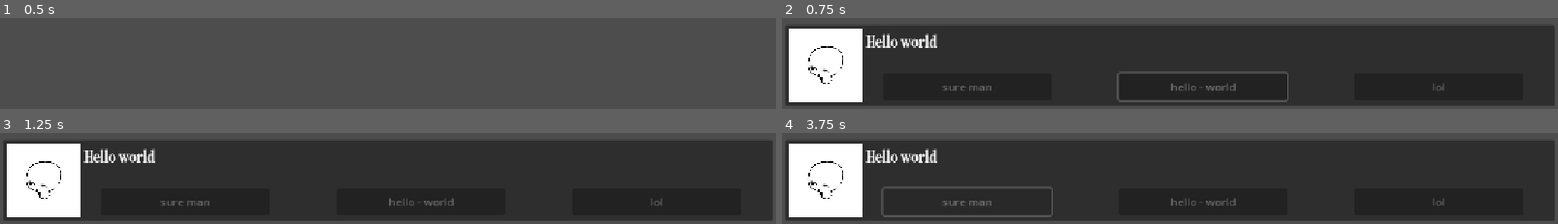
Above: before the commit, frames 1-4 (two rows, left to right).
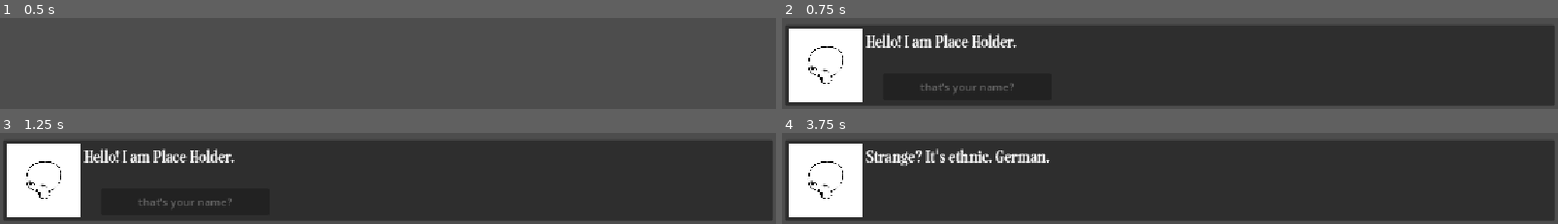
Above: after the commit, the same moments.

Repository: rffhtan/dialogue-charactercustomizer
Game: Godot game, scene res://dialogue.tscn
Two runs of this game, one before a commit and one after it. Both use one fixed random seed, a clock stepped at 60 frames per second and the inputs below.
Inputs (mouse positions are in pixels of both pictures, inside the frame that each line leads up to):
- Up to frame 1 (0.5 s): no input
- Up to frame 2 (0.75 s): tap Enter (ui_accept) at 0.5 s; move the mouse to (outside the picture) at 0.52 s; hold Right from 0.53 s (still down); hold 1 from 0.53 s (still down); click (outside the picture) at 0.67 s
- Up to frame 3 (1.25 s): keep holding Right; keep holding 1; tap Enter (ui_accept) at 0.77 s; tap 2 at 0.8 s
- Up to frame 4 (3.75 s): release Right at 1.25 s; release 1 at 1.25 s; click "sure man" (after the commit: "that's your name?") at 1.25 s; click "hello - world" (after the commit: "not at all") at 2 s; click "lol" (after the commit: "sorry") at 2.75 s; click "sure man" (after the commit: "no, it's just... strange") at 3.5 s

Frame 1 is identical in both runs. In frame 2, 3.0% of the frame differs, in the area x 14-86%, y 17-93%; in frame 3, 1.9%; in frame 4, 3.6%, in the area x 10-86%, y 17-93%.
Error before the commit: Invalid access to property or key 'o2' on a base object of type 'Control (key.gd)'. (res://option.gd:12)

Commit message:
removed testing stuff and more dictionary!
i put more dictionary in the last commit but it's actually in this one. now there's o2 (option 2) which acts as a key for which option leads to which new dialogue id. also there's kinda a storyline now

Diff:
--- a/basic-dialogue-engine-+-character-customization/dialogue_engine.gd
+++ b/basic-dialogue-engine-+-character-customization/dialogue_engine.gd
@@ -12,6 +12,7 @@
 
 # Called when the node enters the scene tree for the first time.
 func _ready() -> void:
+	dialogueid.dialogueid = 1
 	pass # Replace with function body.
 
 func dialogue() -> void:
@@ -29,9 +30,3 @@
 	pass
 	if (Input.is_action_pressed("ui_accept") or dialogueongoing == true) and not previousdiaid == dialogueid.dialogueid :
 		dialogue()
-	if Input.is_key_pressed(KEY_1) :
-		dialogueid.dialogueid = 1
-	if Input.is_key_pressed(KEY_2) :
-		dialogueid.dialogueid = 2
-	if Input.is_key_pressed(KEY_3) :
-		dialogueid.dialogueid = 3
--- a/basic-dialogue-engine-+-character-customization/key.gd
+++ b/basic-dialogue-engine-+-character-customization/key.gd
@@ -2,8 +2,10 @@
 @onready var engine = get_node("/root/Dialogue_Engine")
 @export var props = load("res://dialogueresources.tres")
 var options : Array
-var d = {1 : ["a", "Hello world", "a"], 2 : ["a", "goodbye world", "a"], 3 : ["a", "Hello! I am Place Holder.", "a"]}
-var o = {1 : ["sure man", "hello - world", "lol"], 3 : ["that's your name?"]}
+var options2 : Array
+var d = {1 : ["Hello! I am Place Holder."], 2 : ["Yeah? You got a problem?"], 3 : ["Strange? It's ethnic. German."], 4 : ["Good..."]}
+var o = {1 : ["that's your name?"], 2 : ["no, it's just... strange", "not at all", "sorry"]}
+var o2 = { 1 : [2], 2 : [3, 4, 4]}
 # Called when the node enters the scene tree for the first time.
 func _ready() -> void:
 	engine.dialogue_started.connect(_dialogue)
@@ -16,10 +18,14 @@
 
 func _dialogue():
 	if  d.has(dialogueid.dialogueid) :
-		props.diacharacter = ((d[dialogueid.dialogueid])[0])
-		props.diascript = ((d[dialogueid.dialogueid])[1])
-		props.diamod = ((d[dialogueid.dialogueid])[2])
+		props.diascript = ((d[dialogueid.dialogueid])[0])
+	if is_instance_valid(props.diacharacter) :
+		props.diacharacter = (d[dialogueid.dialogueid])[1]
+	if is_instance_valid(props.diamod) :
+			props.diamod = ((d[dialogueid.dialogueid])[2])
 
 func _options():
 	if o.has(dialogueid.dialogueid) :
 		options = ((o[dialogueid.dialogueid]))
+	if o2.has(dialogueid.dialogueid) :
+		options2 = ((o2[dialogueid.dialogueid]))
